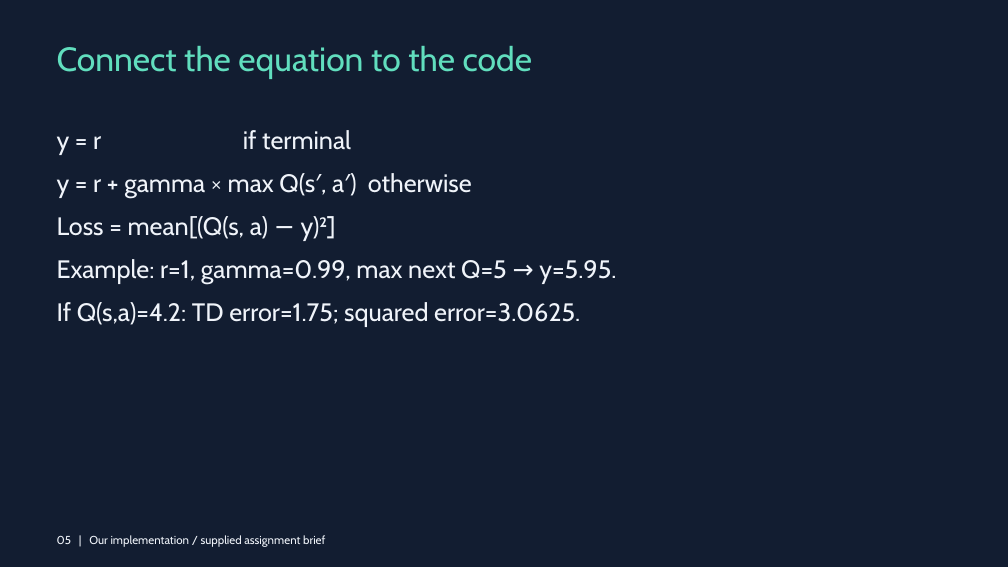
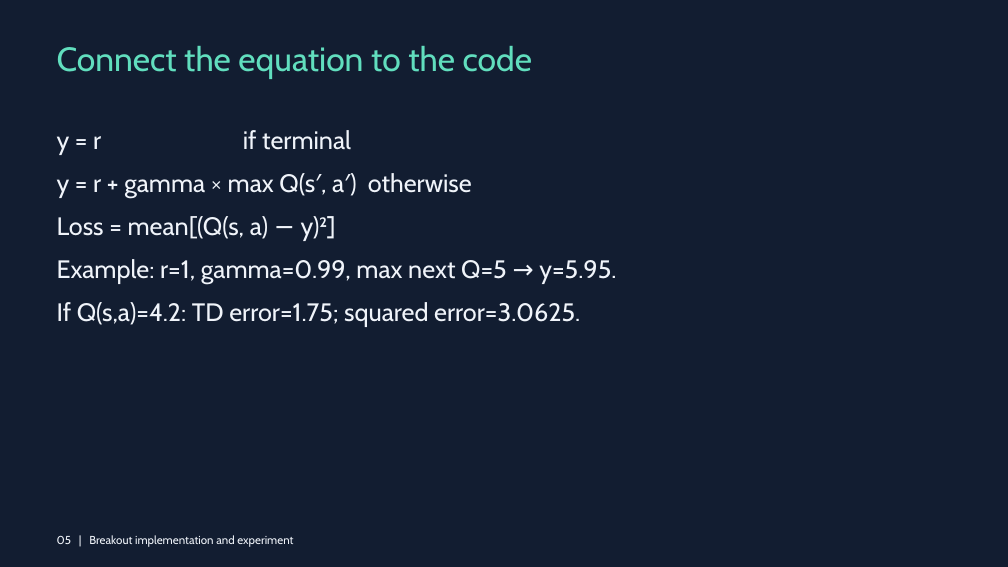
Before and after one commit to Eahmed99/aiml-drl-atari, a slide deck: slide 5 of submission/DRL_PlayingAtari_GroupPENDING.pptx. Drawn at 1008x567 pixels with LibreOffice and Linux fonts; fonts in the diff are those of the drawing. Boxes give left, top, right and bottom in pixels: in the first picture for what was removed or moved away, otherwise in the second. Text is boxed around its words. In the diff, an @@ line names an element or a change of style, - is before the commit and + after.

```diff
--- a/submission/DRL_PlayingAtari_GroupPENDING.pptx
+++ b/submission/DRL_PlayingAtari_GroupPENDING.pptx
@@ text at (57,535,293,547): text changed @@
-05 | Our implementation / supplied assignment brief
+05 | Breakout implementation and experiment
```
Also in this commit, not shown: 9 other slides changed, 4 other files.
